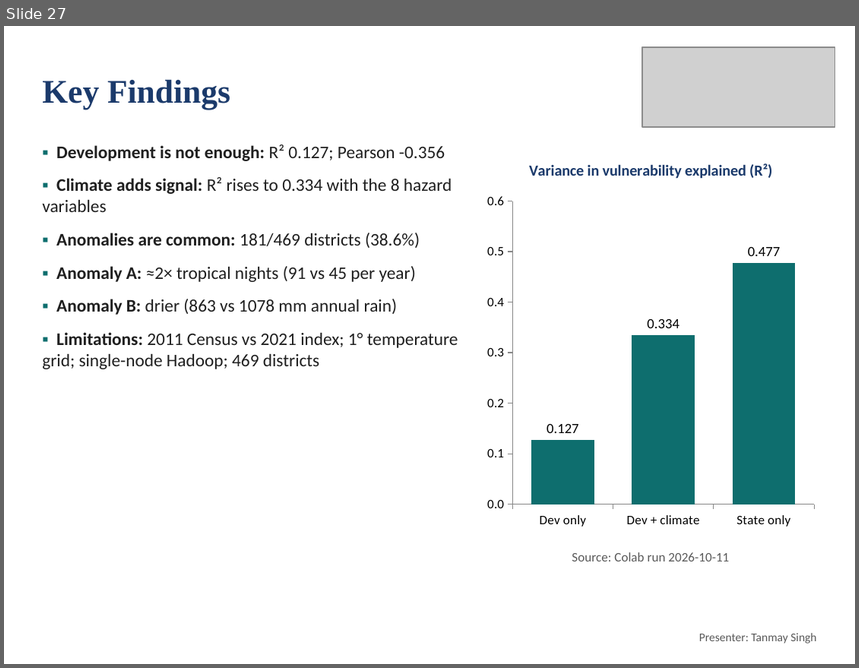
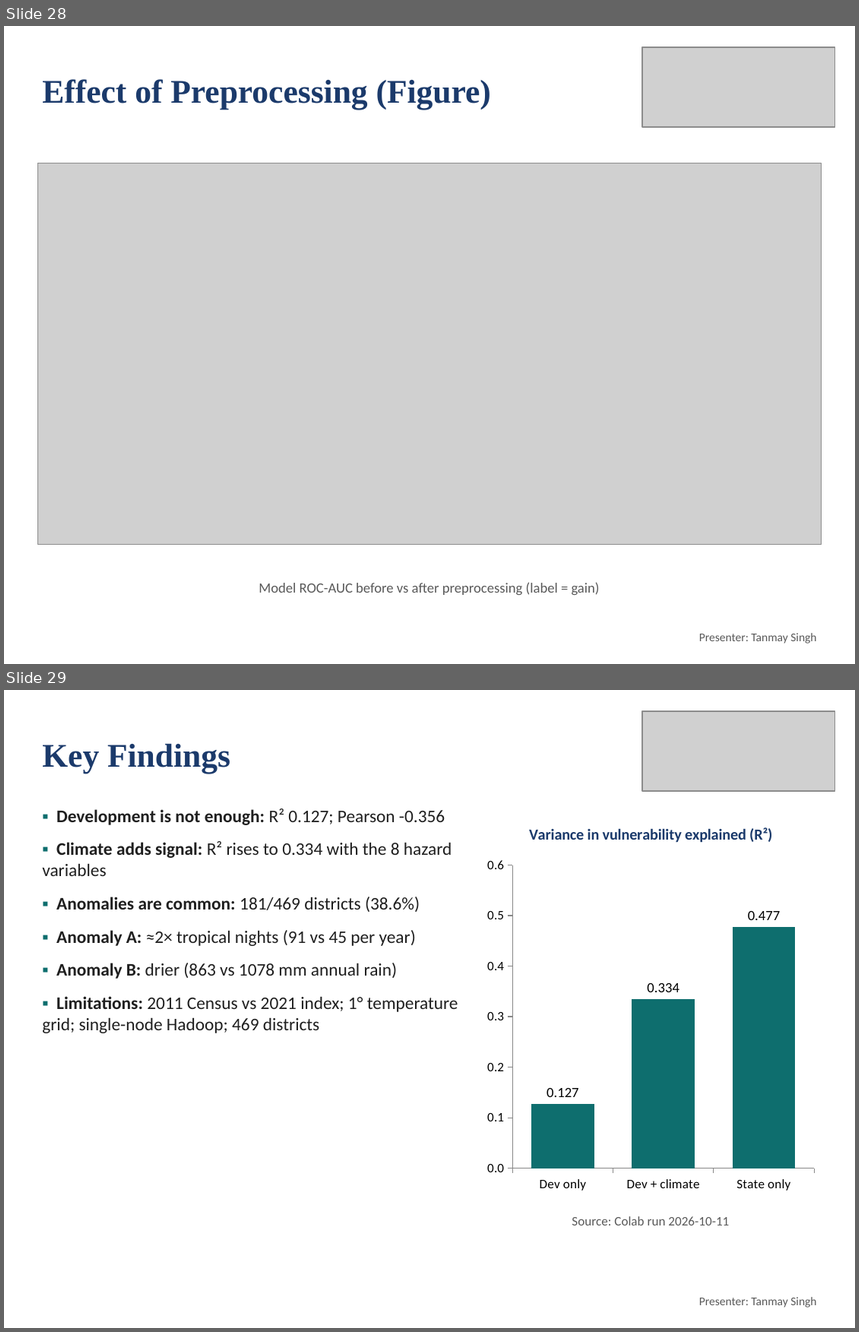
Before and after one commit to deepankarkumar1310/hadoop-ml-algorithm-, a slide deck: docs/Review2_Deck.pptx. Shown one above the other, each under a label of ours: slide 27 before the commit, slides 28 and 29 after it. The pictures are 859x668 and 859x1332 pixels, drawn with LibreOffice and Linux fonts; fonts in the diff are those of the drawing; grey boxes stand for pictures. Boxes give left, top, right and bottom in pixels: in the first picture for what was removed or moved away, otherwise in the second. Text is boxed around its words. In the diff, an @@ line names an element or a change of style, - is before the commit and + after.

```diff
--- a/docs/Review2_Deck.pptx
+++ b/docs/Review2_Deck.pptx
@@ slide 28 added at (4, 26, 855, 664), background #FFFFFF @@
@@ picture added at (642, 47, 835, 127) @@
@@ title added at (42, 79, 491, 110), 28 pt, text #1B3A6B, bold @@
+Effect of Preprocessing (Figure)
@@ picture added at (38, 163, 821, 544) @@
@@ text added at (259, 582, 600, 595), 12 pt, text #595959 @@
+Model ROC-AUC before vs after preprocessing (label = gain)
@@ text added at (699, 633, 816, 644), 10 pt, text #595959 @@
+Presenter: Tanmay Singh
@@ what was slide 27 is now slide 29 @@
```
Also in this commit, not shown: 9 slides changed, 2 other slides added, 1 slide removed, 3 other files.
